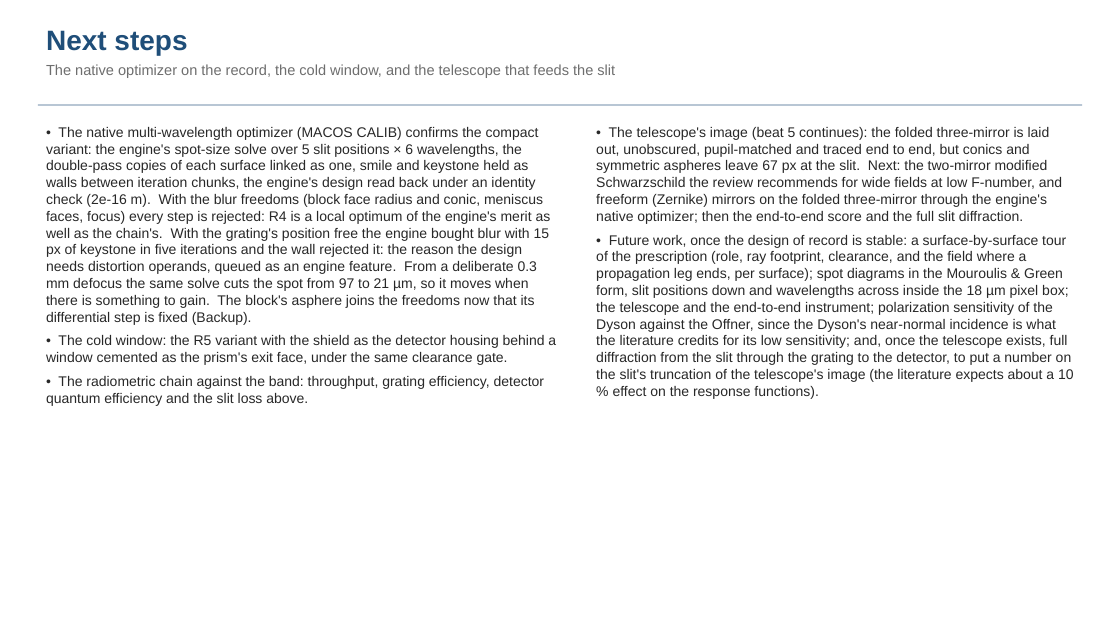
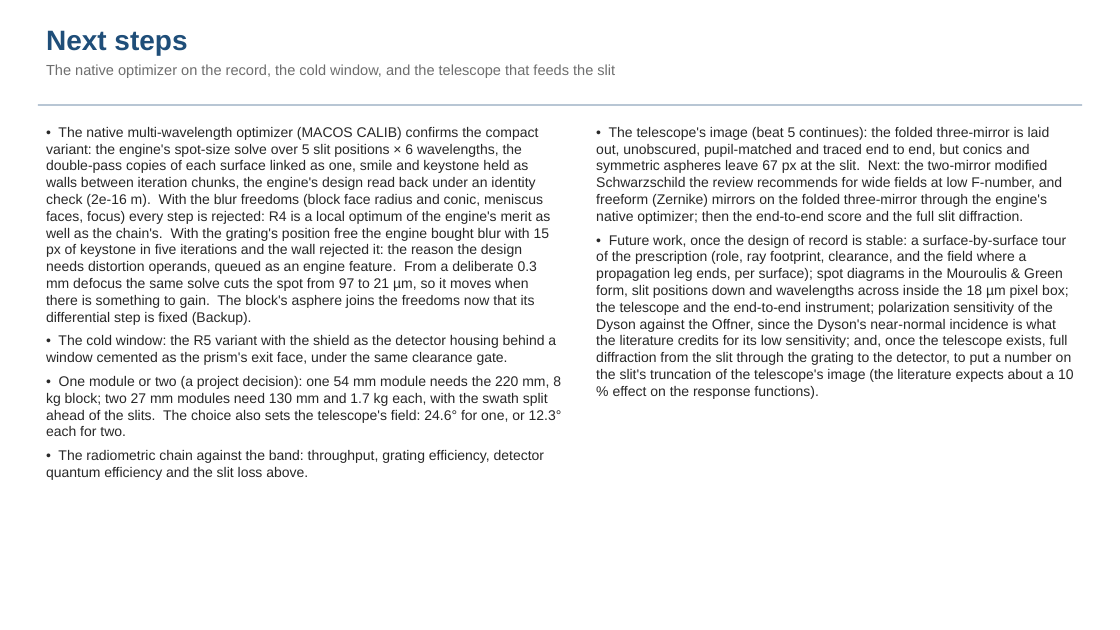
Before and after one commit to nasa-jpl/macos, a slide deck: slide 29 of demo_session/deck_dyson.pptx (slide 27 before the commit). Drawn at 1120x630 pixels with LibreOffice and Linux fonts; fonts in the diff are those of the drawing. Boxes give left, top, right and bottom in pixels: in the first picture for what was removed or moved away, otherwise in the second. Text is boxed around its words. In the diff, an @@ line names an element or a change of style, - is before the commit and + after.

```diff
--- a/demo_session/deck_dyson.pptx
+++ b/demo_session/deck_dyson.pptx
@@ text at (46, 376, 562, 436): paragraph added @@
+• One module or two (a project decision): one 54 mm module needs the 220 mm, 8 kg block; two 27 mm modules need 130 mm and 1.7 kg each, with the swath split ahead of the slits. The choice also sets the telescope's field: 24.6° for one, or 12.3° each for two.
```
Also in this commit, not shown: 4 other slides changed, 2 slides added, 3 other files.
